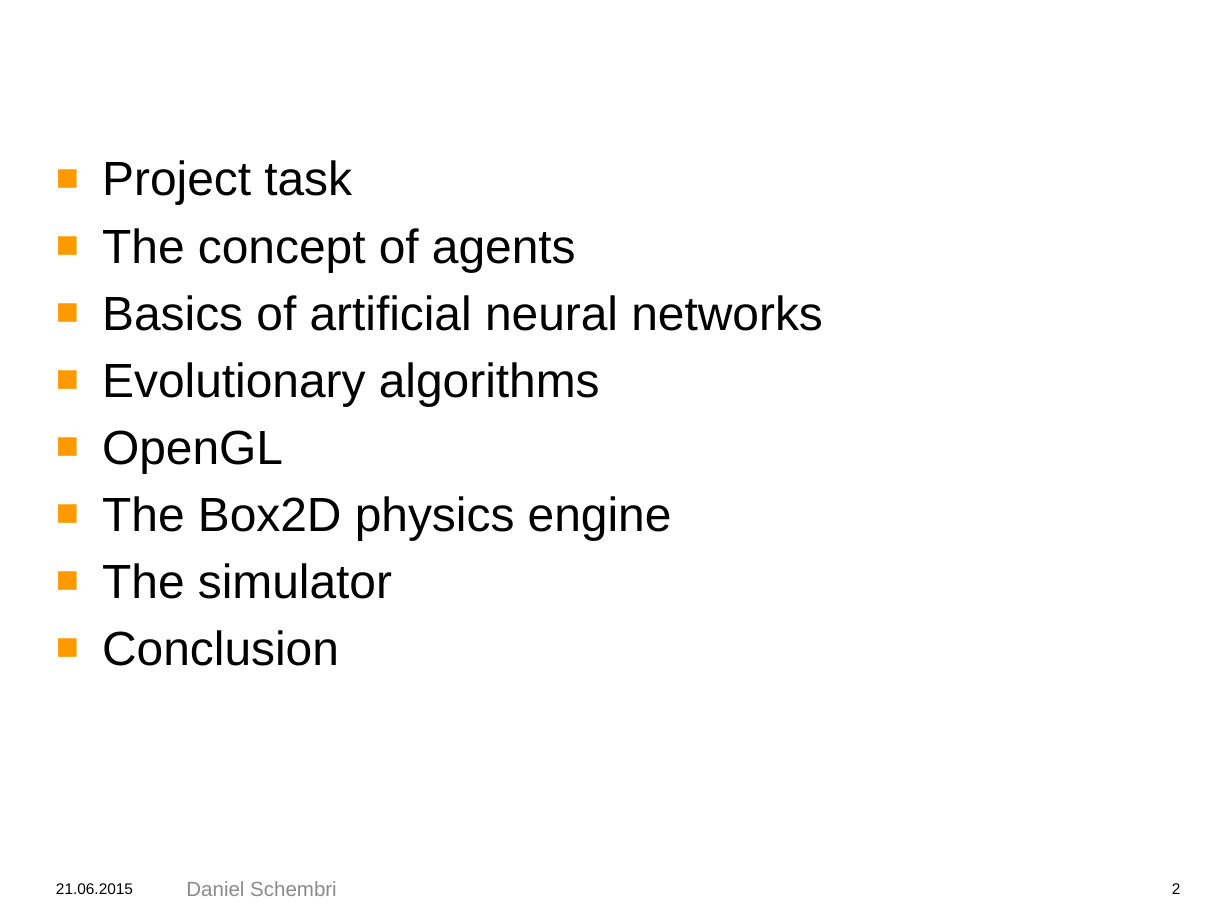
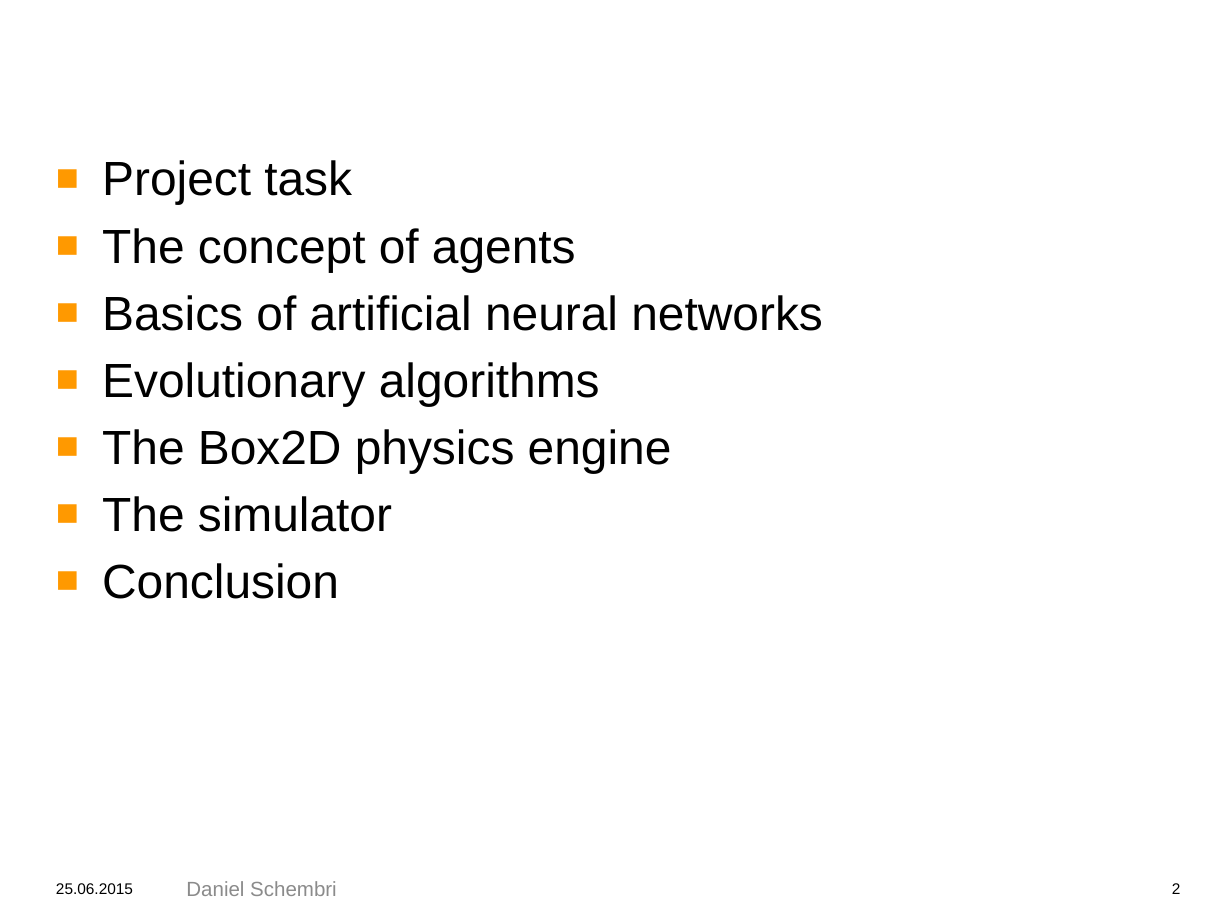
Before and after one commit to Daniel-Schembri/neural_networks, a slide deck: slide 2 of doc/documentation_graphic/files/presentation/presentation.pptx. Drawn at 1232x924 pixels with LibreOffice and Linux fonts; fonts in the diff are those of the drawing; background and template pictures are left out. Boxes give left, top, right and bottom in pixels: in the first picture for what was removed or moved away, otherwise in the second. Text is boxed around its words. In the diff, an @@ line names an element or a change of style, - is before the commit and + after.

```diff
--- a/doc/documentation_graphic/files/presentation/presentation.pptx
+++ b/doc/documentation_graphic/files/presentation/presentation.pptx
@@ text at <box>102,430,283,473</box>: paragraph removed @@
-■ OpenGL
@@ text at <box>56,883,133,894</box>: text changed @@
-21.06.2015
+25.06.2015
```
Also in this commit, not shown: 7 other slides changed, 5 slides added, 2 other files.
